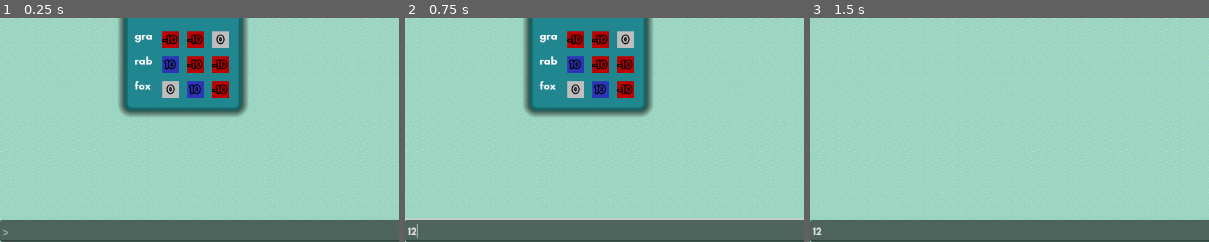
Above: before the commit, frames 1-3 (left to right).
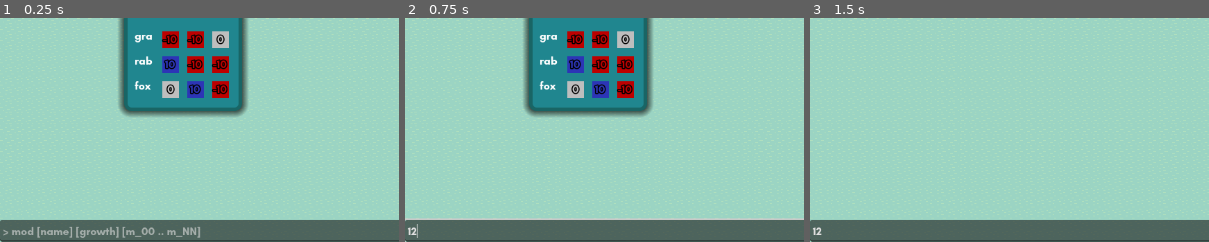
Above: after the commit, the same moments.

Repository: quimnuss/eco
Game: Godot game, scene res://scenes/world.tscn
Two runs of this game, one before a commit and one after it. Both use one fixed random seed, a clock stepped at 60 frames per second and the inputs below.
Inputs (mouse positions are % of the whole screen's width and height, from its top left):
- Up to frame 1 (0.25 s): no input
- Up to frame 2 (0.75 s): click (50, 98) at 0.52 s; type "12" at 0.6 s
- Up to frame 3 (1.5 s): click "x" at 1.25 s
The pictures show only the part of the screen within x 0-50%, y 50-100%; the shares and areas given below are measured in that part.

The runs differ from the first frame. In frame 1, 0.8% of the frame differs, in the area x 3-51%, y 93-99%; in frame 2, nothing differs; in frame 3, nothing differs.

Commit message:
chore: move island script, modifcy cli placeholder

Diff:
--- a/actors/island.tscn
+++ b/actors/island.tscn
@@ -1,6 +1,6 @@
 [gd_scene load_steps=10 format=3 uid="uid://bu1g3ij4mtfhj"]
 
-[ext_resource type="Script" path="res://scripts/island.gd" id="1_evnkm"]
+[ext_resource type="Script" path="res://actors/island.gd" id="1_0d0km"]
 [ext_resource type="Script" path="res://actors/glv.gd" id="2_pg5or"]
 [ext_resource type="TileSet" uid="uid://bxwxldjtw4p8n" path="res://world/island_tileset.tres" id="4_bmc6s"]
 [ext_resource type="Script" path="res://actors/pops.gd" id="4_q8gvr"]
@@ -21,7 +21,7 @@
 size = Vector2(200, 200)
 
 [node name="Island" type="Node2D"]
-script = ExtResource("1_evnkm")
+script = ExtResource("1_0d0km")
 
 [node name="TileMap" type="TileMap" parent="."]
 tile_set = ExtResource("4_bmc6s")
--- a/ui/cli.tscn
+++ b/ui/cli.tscn
@@ -18,5 +18,5 @@
 [node name="CliEdit" type="LineEdit" parent="CenterContainer"]
 layout_mode = 2
 size_flags_horizontal = 3
-placeholder_text = "> "
+placeholder_text = "> mod [name] [growth] [m_00 .. m_NN]"
 caret_blink = true
Renamed: scripts/island.gd -> actors/island.gd
